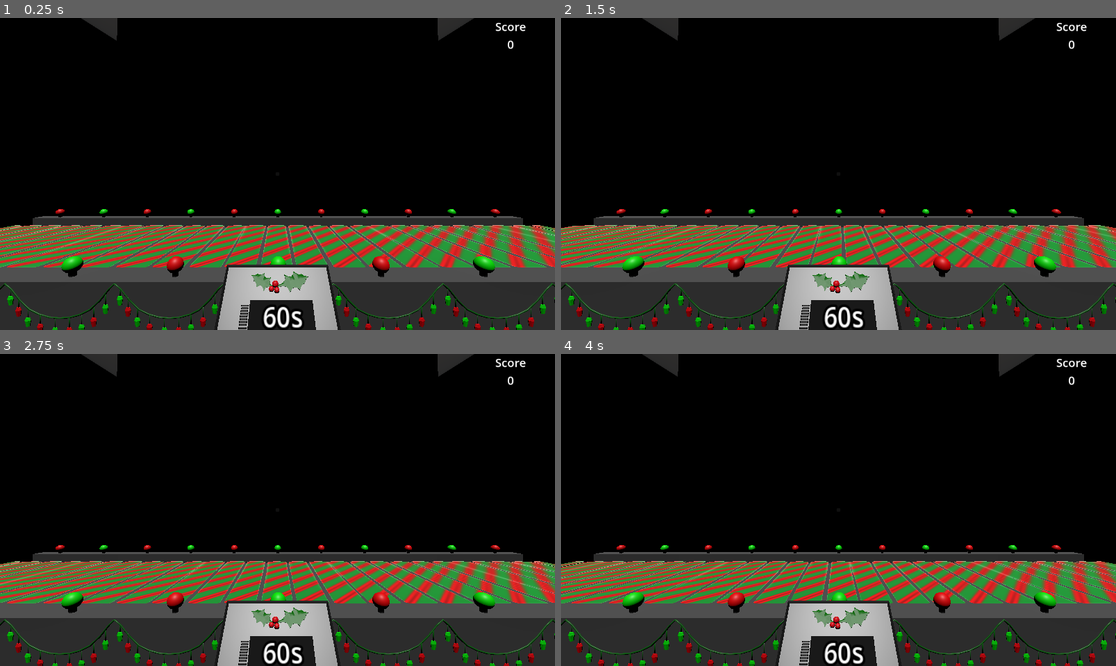
Above: before the commit, frames 1-4 (two rows, left to right).
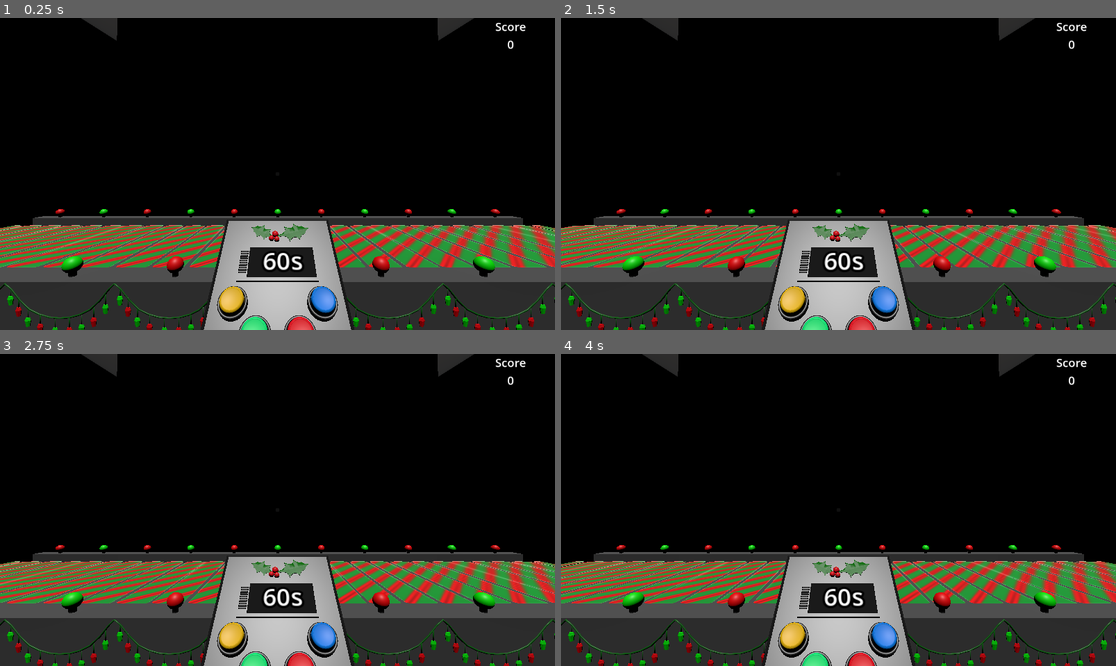
Above: after the commit, the same moments.

Repository: UnhingeDoor/Winter-Jam
Game: Godot game, scene res://Scenes/Main.tscn
Two runs of this game, one before a commit and one after it. Both use one fixed random seed, a clock stepped at 60 frames per second and the inputs below.
Inputs (mouse positions are in pixels of both pictures, inside the frame that each line leads up to):
- Up to frame 1 (0.25 s): no input
- Up to frame 2 (1.5 s): tap Enter at 0.5, 1.35 s; move the mouse to (960, 158) at 0.52 s; hold Enter 0.53-1.28 s; click (960, 158) at 0.67 s; tap Space at 0.77 s; move the mouse to (727, 189) at 1.27 s; click (727, 189) at 1.42 s
- Up to frame 3 (2.75 s): tap Space at 1.52 s; move the mouse to (333, 441) at 2.02 s; hold Enter from 2.03 s (still down); click (333, 441) at 2.17 s
- Up to frame 4 (4 s): tap Space at 2.75, 3.02, 3.77 s; move the mouse to (810, 572) at 2.77 s; release Enter at 2.78 s; tap Enter at 2.85 s; click (810, 572) at 2.92 s; move the mouse to (1005, 556) at 3.52 s; hold Enter from 3.53 s (still down); click (1005, 556) at 3.67 s

The runs differ from the first frame. In frame 1, 6.6% of the frame differs, in the area x 36-64%, y 65-100%; in frame 2, 6.6%; in frame 3, 6.6%; in frame 4, 6.6%.

Commit message:
Created Bear Toy

Diff:
--- a/Scenes/Main.tscn
+++ b/Scenes/Main.tscn
@@ -1,7 +1,7 @@
 [gd_scene load_steps=10 format=3 uid="uid://rrl6e6temvop"]
 
-[ext_resource type="PackedScene" uid="uid://cuxdvqwiaaatv" path="res://Scenes/present.tscn" id="1_mb113"]
-[ext_resource type="PackedScene" uid="uid://1x65lccosvku" path="res://Scenes/player.tscn" id="2_uywyi"]
+[ext_resource type="PackedScene" uid="uid://cuxdvqwiaaatv" path="res://Scenes/Present.tscn" id="1_mb113"]
+[ext_resource type="PackedScene" uid="uid://1x65lccosvku" path="res://Scenes/Player.tscn" id="2_uywyi"]
 [ext_resource type="PackedScene" uid="uid://s4oqqr201p7v" path="res://Scenes/user_interface.tscn" id="4_nljwa"]
 [ext_resource type="PackedScene" uid="uid://cu0vb5uk0orc6" path="res://Scenes/conveyor_belt.tscn" id="5_dcnt0"]
 [ext_resource type="PackedScene" uid="uid://cxcjkap0q7536" path="res://Models/SM_Room.glb" id="6_qd2yy"]
@@ -83,7 +83,7 @@
 transform = Transform3D(-4.37114e-08, 0, 1, 0, 1, 0, -1, 0, -4.37114e-08, 1.79508, 0, 2.68302)
 
 [node name="ControlPanel" parent="." instance=ExtResource("7_k4e4r")]
-transform = Transform3D(1, 0, 0, 0, 1, 0, 0, 0, 1, 0, 0.216876, 1.86655)
+transform = Transform3D(1, 0, 0, 0, 1, 0, 0, 0, 1, 0, 0.0214051, 1.86655)
 
 [node name="Player" parent="." instance=ExtResource("2_uywyi")]
 transform = Transform3D(1, 0, 0, 0, 1, 0, 0, 0, 1, 0, 1, 3.387)
--- a/Scenes/Present.tscn
+++ b/Scenes/Present.tscn
@@ -1,6 +1,7 @@
-[gd_scene load_steps=4 format=3 uid="uid://cuxdvqwiaaatv"]
+[gd_scene load_steps=5 format=3 uid="uid://cuxdvqwiaaatv"]
 
 [ext_resource type="Script" path="res://Scripts/present.gd" id="1_n1b45"]
+[ext_resource type="PackedScene" uid="uid://wklknd4t60xd" path="res://Models/Bear.glb" id="2_sbm2q"]
 
 [sub_resource type="StandardMaterial3D" id="StandardMaterial3D_04au4"]
 
@@ -11,7 +12,10 @@
 script = ExtResource("1_n1b45")
 
 [node name="MeshInstance3D" type="MeshInstance3D" parent="."]
+transform = Transform3D(1, 0, 0, 0, 1, 0, 0, 0, 1, -0.910855, 0.499735, 0.0893314)
 mesh = SubResource("BoxMesh_jf71g")
+
+[node name="Bear" parent="." instance=ExtResource("2_sbm2q")]
 
 [connection signal="inspection_entered" from="." to="." method="_on_inspection_entered"]
 [connection signal="inspection_exited" from="." to="." method="_on_inspection_exited"]
--- a/Scenes/control_panel.tscn
+++ b/Scenes/control_panel.tscn
@@ -40,7 +40,7 @@
 shape = SubResource("CylinderShape3D_chrlt")
 
 [node name="TimerLabel" type="Label3D" parent="." index="5"]
-transform = Transform3D(1, 0, 0, 0, 0.642788, 0.766044, 0, -0.766044, 0.642788, 0.0328675, 0.840784, -0.328371)
+transform = Transform3D(1, 0, 0, 0, 0.642788, 0.766044, 0, -0.766044, 0.642788, 0.0328675, 1.40537, -0.328371)
 alpha_antialiasing_mode = 2
 alpha_antialiasing_edge = 1.0
 texture_filter = 1
Binary file added: Models/Bear.glb
Not shown, added: Models/Bear.glb.import
Binary file changed: Models/Buttons table.glb
